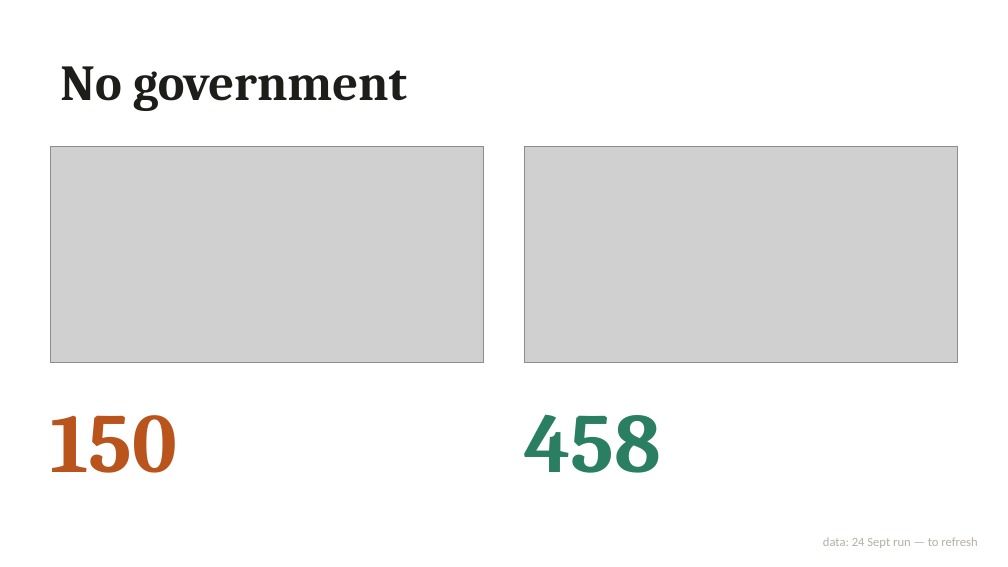
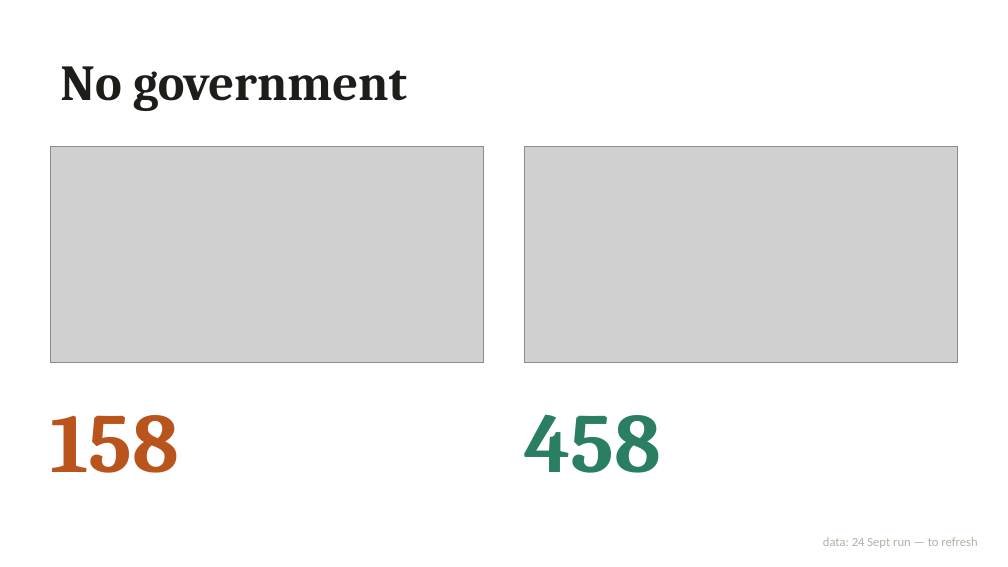
Before and after one commit to HapponomyOrg/BreadEconomySim.jl, a slide deck: slide 4 of docs/talk/deck/what_it_takes_to_survive.pptx. Drawn at 1008x567 pixels with LibreOffice and Linux fonts; fonts in the diff are those of the drawing; grey boxes stand for pictures. Boxes give left, top, right and bottom in pixels: in the first picture for what was removed or moved away, otherwise in the second. Text is boxed around its words. In the diff, an @@ line names an element or a change of style, - is before the commit and + after.

```diff
--- a/docs/talk/deck/what_it_takes_to_survive.pptx
+++ b/docs/talk/deck/what_it_takes_to_survive.pptx
@@ text at bbox=[50, 415, 179, 473]: text changed @@
-150
+158
```
Also in this commit, not shown: 19 other files.
